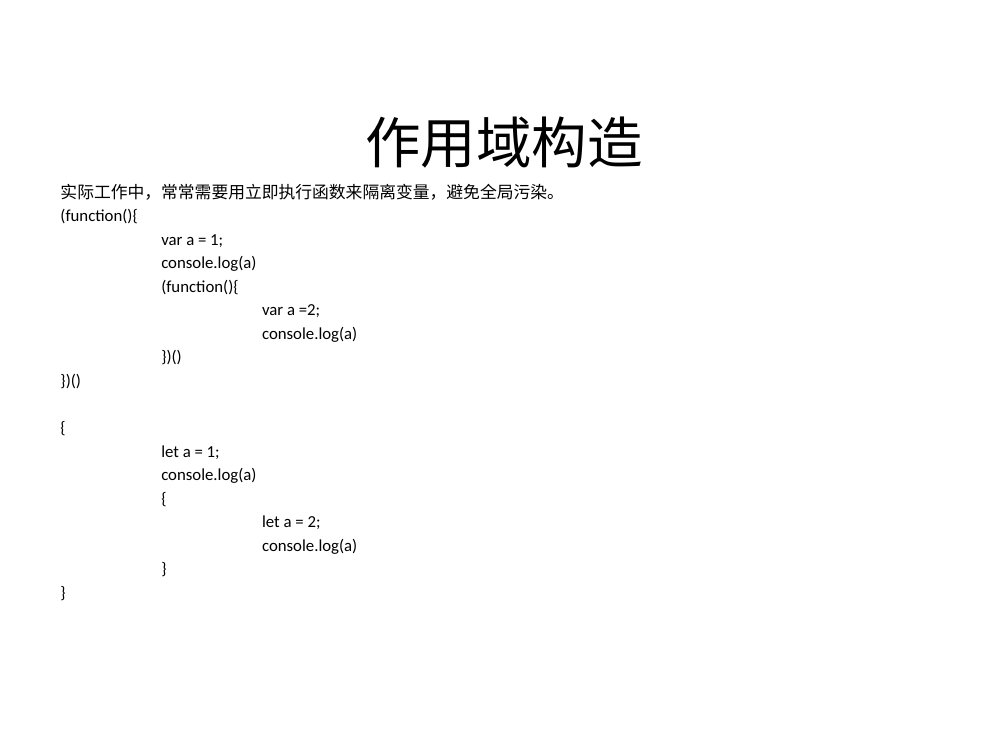
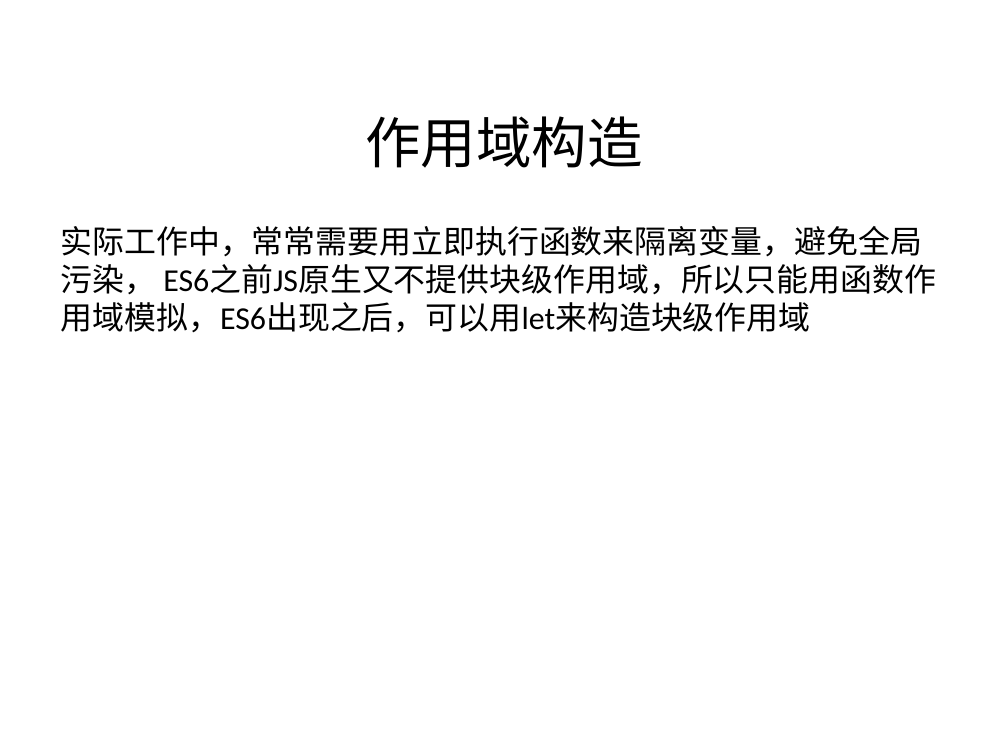
Before and after one commit to 1392731944/es6, a slide deck: slide 12 of es6.pptx. Drawn at 1008x756 pixels with LibreOffice and Linux fonts; fonts in the diff are those of the drawing; background and template pictures are left out. Boxes give left, top, right and bottom in pixels: in the first picture for what was removed or moved away, otherwise in the second. Text is boxed around its words. In the diff, an @@ line names an element or a change of style, - is before the commit and + after.

```diff
--- a/es6.pptx
+++ b/es6.pptx
@@ text at [60, 226, 936, 333]: text changed; size 12 to 22.8 pt @@
-实际工作中，常常需要用立即执行函数来隔离变量，避免全局污染。
-(function(){
-var a = 1;
-console.log(a)
-(function(){
-var a =2;
-console.log(a)
-})()
-})()
-{
-let a = 1;
-console.log(a)
-{
-let a = 2;
-console.log(a)
-}
-}
+实际工作中，常常需要用立即执行函数来隔离变量，避免全局污染， ES6之前JS原生又不提供块级作用域，所以只能用函数作用域模拟，ES6出现之后，可以用let来构造块级作用域
```
Also in this commit, not shown: 1 other slide changed, 1 slide added, 20 other files.
